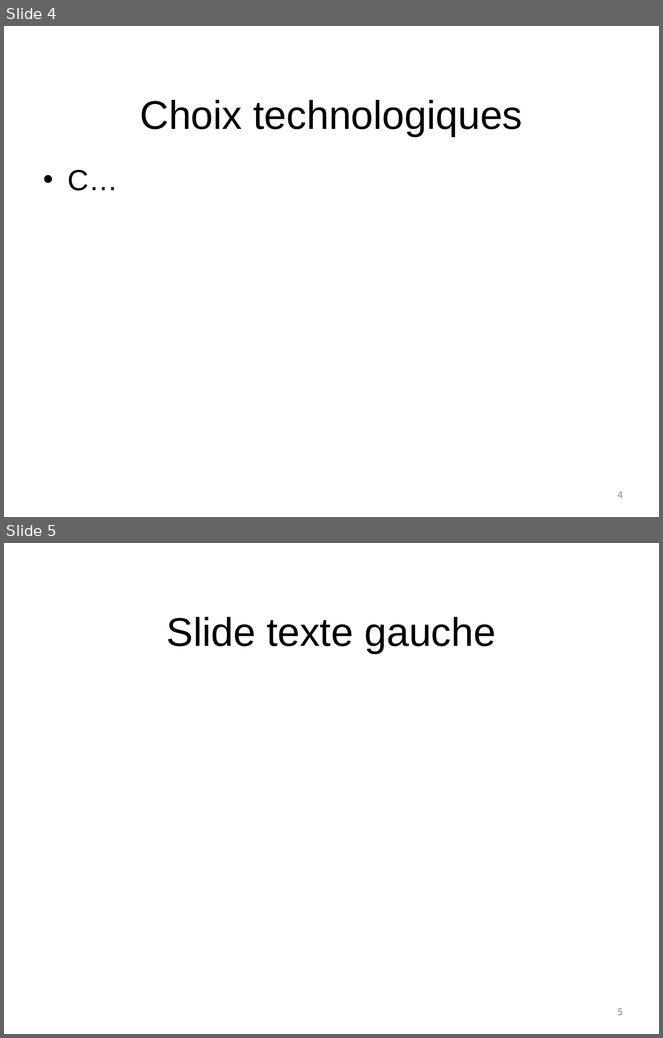
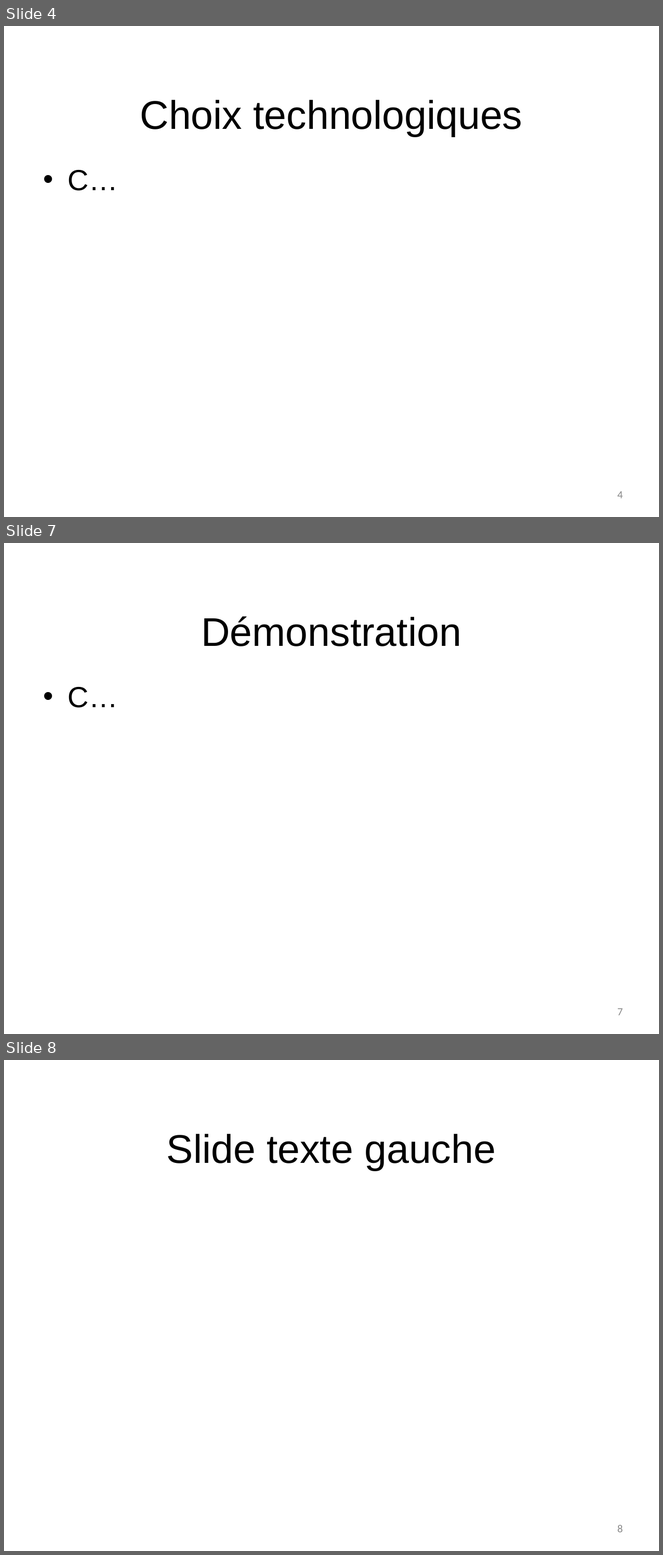
Before and after one commit to NicolasFuchs/Hashcode, a slide deck: Presentation/G6_presentation_intermediaire_fuchs_butty_rial.pptx. Shown one above the other, each under a label of ours: slides 4 and 5 before the commit, slides 4, 7 and 8 after it; the slides between them are not shown. The pictures are 663x1038 and 663x1555 pixels, drawn with LibreOffice and Linux fonts; fonts in the diff are those of the drawing; background and template pictures are left out. Boxes give left, top, right and bottom in pixels: in the first picture for what was removed or moved away, otherwise in the second. Text is boxed around its words. In the diff, an @@ line names an element or a change of style, - is before the commit and + after.

```diff
--- a/Presentation/G6_presentation_intermediaire_fuchs_butty_rial.pptx
+++ b/Presentation/G6_presentation_intermediaire_fuchs_butty_rial.pptx
@@ slide 7 added at (4,543,659,1034), background #FFFFFF @@
@@ title added at (201,616,461,646), 44 pt, text #000000 @@
+Démonstration
@@ text added at (68,687,118,708), 32 pt, text #000000 @@
+• C…
@@ page number added at (618,1008,623,1016), 12 pt, text #888888 @@
+7
@@ what was slide 5 is now slide 8 @@
@@ page number at (618,1525,623,1533): text changed @@
-5
+8
```
Also in this commit, not shown: 1 slide changed, 2 other slides added, 2 other files.
